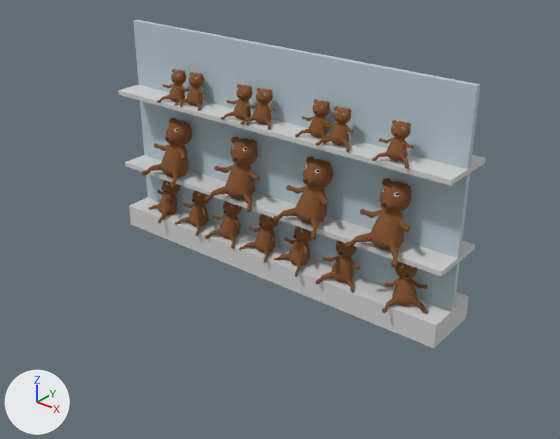
A saved change to the glTF model theroom/excersizes/souvenirbutik/reol6.gltf.
Before and after are seen from a camera (50 mm lens) standing at (7.38, -9.2, 6.6) and looking at (0.27, -0.32, 1.09). Lighting does not change. The marker at lower left points along +X, +Y and +Z. Where no turn or scale is listed for an object, it has been applied to the vertices.
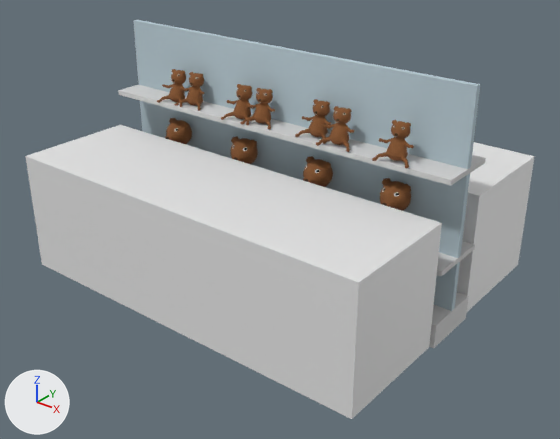
The edits, one by one:
Mesh me_cube_001 is new.
It is a box spanning x -3.22..3.22, y -1.0..1.0, z -1.0..1.0.
Object 'front.zone.001' (ob_front_zone_001) is new; it shows me_cube_001.
Its location is (0.03, -1.58, 1.04).
Object 'front.zone' (ob_front_zone) is new; it shows a copy of me_cube_001.
Its location is (0.03, 1.55, 1.04).

What differs and where, as boxes (x1, y1, x2, y2) in the pictures (560 x 439 px):
'front.zone.001', added
    after: (25, 125, 442, 419)
'front.zone', added
    after: (457, 142, 535, 312)
'Cube.004', unchanged, covered by the edit
    before: (129, 198, 469, 348)
    after: (429, 292, 469, 348)
'Cube.001', unchanged, covered by the edit
    before: (125, 155, 475, 276)
    after: (437, 241, 475, 276)
'Sphere.028', unchanged, covered by the edit
    before: (345, 178, 411, 267)
    after: (380, 178, 411, 211)
'Sphere.027', unchanged, covered by the edit
    before: (272, 156, 333, 239)
    after: (303, 156, 333, 187)
